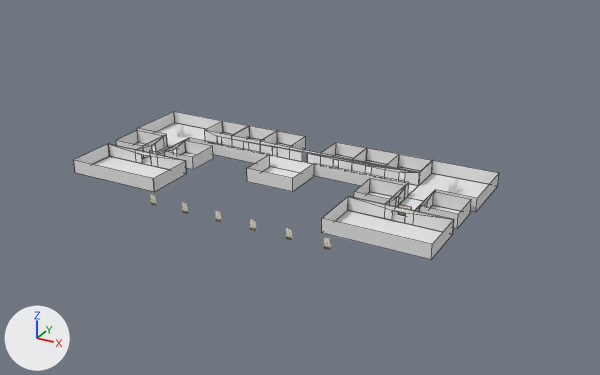
The Blender file sources/Assets/models/floor01.blend, before and after one commit.
Rendered twice from a camera (50 mm lens) standing at (95.8, -176.3, 81.0) and looking at (6.0, -13.1, -0.6). Lighting does not change. The marker at lower left points along +X, +Y and +Z. Mesh edges are drawn as thin lines on the coarser meshes.
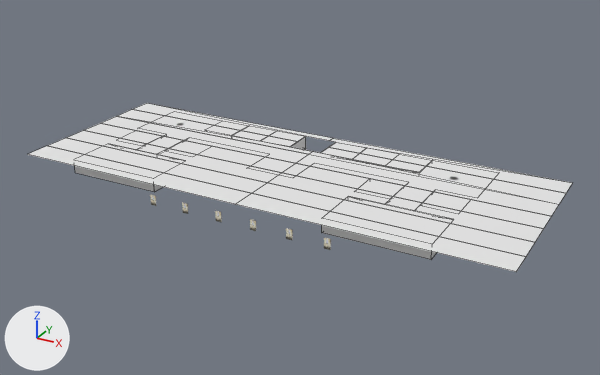
Commit message: Created blend file for ground floor

The change, as a list of edits to the scene's bpy script:
```text
Change me_plane_021:
    used by ob_plane_021; location = (-29.0, -33.0, 3.5); scale = (31.4, 3.45, 1.0)
    remove me_plane_021.from_pydata(...)  # 56 vertices, 14 faces; spans x -1.0..3.0, y -1.0..13.0, z 0.0
    add me_plane_021.from_pydata(...)  # 64 vertices, 18 faces; spans x -1.0..3.0, y -1.0..13.0, z 0.0
    me_plane_021 part 1
    4 vertices are removed from x 1.0, y 11.0, z 0.0
    6 faces are deleted
    12 vertices are added at x 0.78..1.06, y 9.72..12.3, z 0.0
    10 new faces join them
Change ob_plane_021:
    remove ob_plane_021.hide_set(True)  # its collection is switched off
```

Where the change shows, as pixel boxes (x1, y1, x2, y2) in the pictures (600 x 375 px):
'Plane.021', shown: after (28, 103, 572, 272)
part 1 of me_plane_021, built on: after (102, 103, 572, 216)
'Plane.022', unchanged, covered by the edit: before (204, 130, 420, 186)
'Plane.012', unchanged, covered by the edit: before (336, 211, 443, 244)
'Plane.098', unchanged, covered by the edit: before (348, 197, 453, 232)
'Plane.010', unchanged, covered by the edit: before (406, 173, 489, 201)
